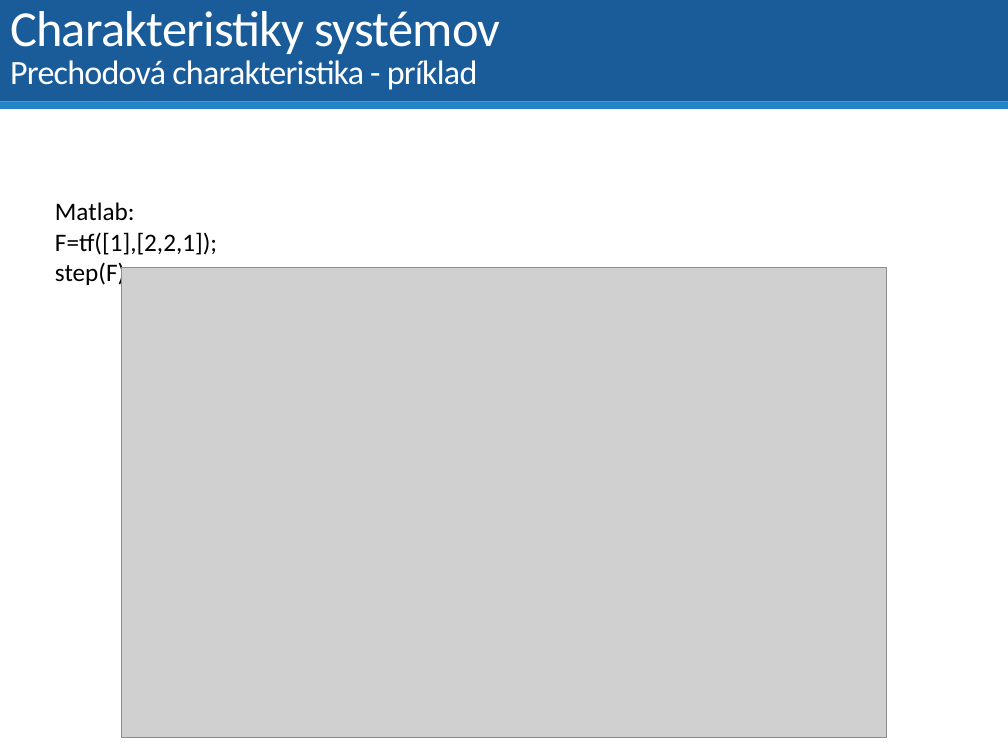
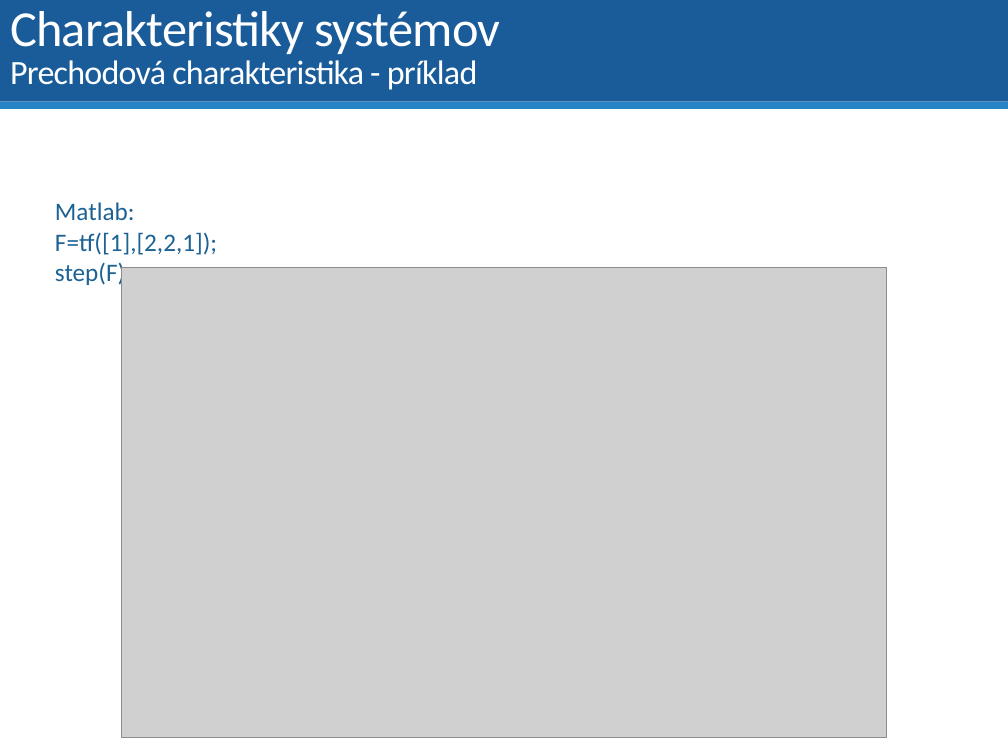
Before and after one commit to dodekm/TeamProjektKybernetika, a slide deck: slide 6 of Nove prednasky/P4 Vlastnosti prenosovych funkcii.pptx. Drawn at 1008x756 pixels with LibreOffice and Linux fonts; fonts in the diff are those of the drawing; grey boxes stand for pictures. Boxes give left, top, right and bottom in pixels: in the first picture for what was removed or moved away, otherwise in the second. Text is boxed around its words. In the diff, an @@ line names an element or a change of style, - is before the commit and + after.

```diff
--- a/Nove prednasky/P4 Vlastnosti prenosovych funkcii.pptx
+++ b/Nove prednasky/P4 Vlastnosti prenosovych funkcii.pptx
@@ text "Matlab:" at box(55, 202, 217, 287): text colour #000000 to #1D6294 @@
```
Also in this commit, not shown: 7 other slides changed, 2 other files.
